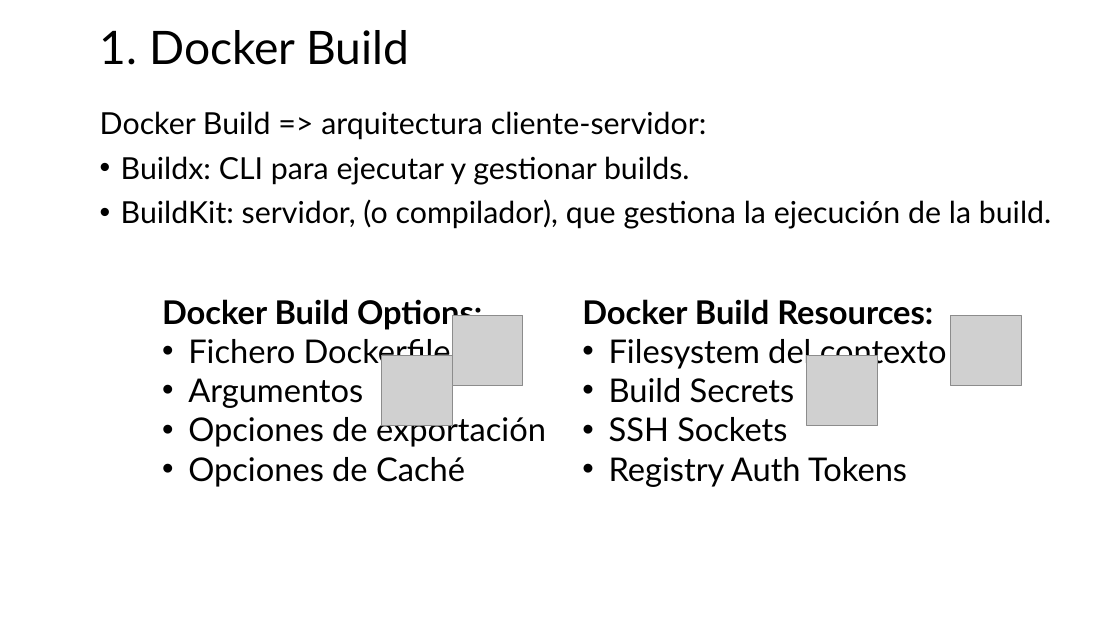
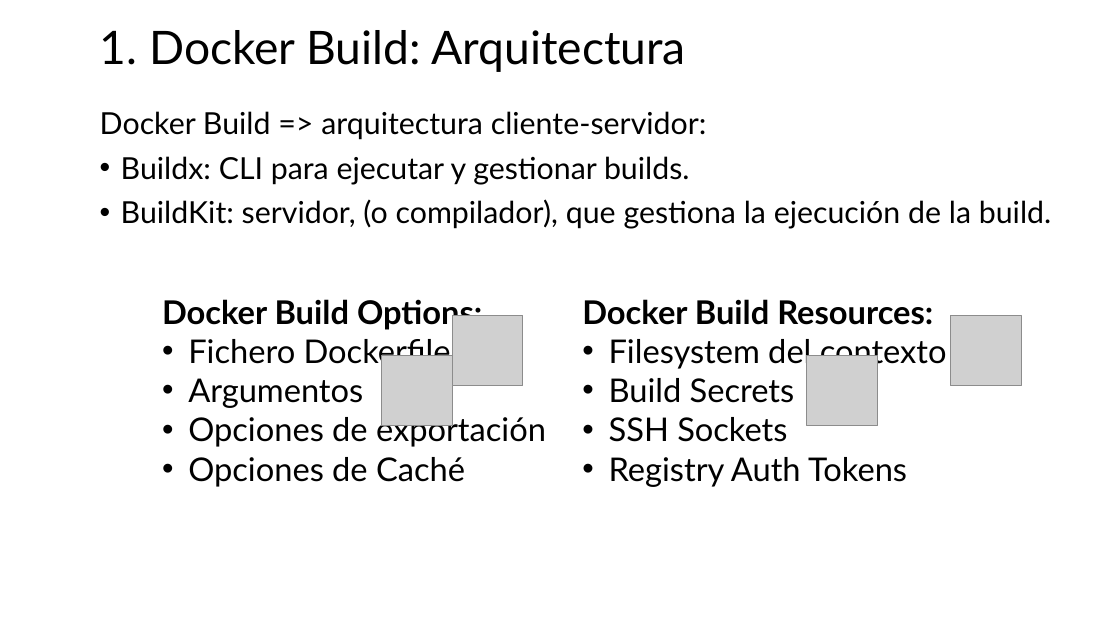
Before and after one commit to jpaniorte/docker25, a slide deck: slide 11 of ppt/3_Dockerfile.pptx (slide 3 before the commit). Drawn at 1120x630 pixels with LibreOffice and Linux fonts; fonts in the diff are those of the drawing; grey boxes stand for pictures. Boxes give left, top, right and bottom in pixels: in the first picture for what was removed or moved away, otherwise in the second. Text is boxed around its words. In the diff, an @@ line names an element or a change of style, - is before the commit and + after.

```diff
--- a/ppt/3_Dockerfile.pptx
+++ b/ppt/3_Dockerfile.pptx
@@ title at (100, 30, 685, 72): text changed @@
-1. Docker Build
+1. Docker Build: Arquitectura
```
Also in this commit, not shown: 6 other slides changed, 14 slides added, 3 slides removed, 3 other files.
